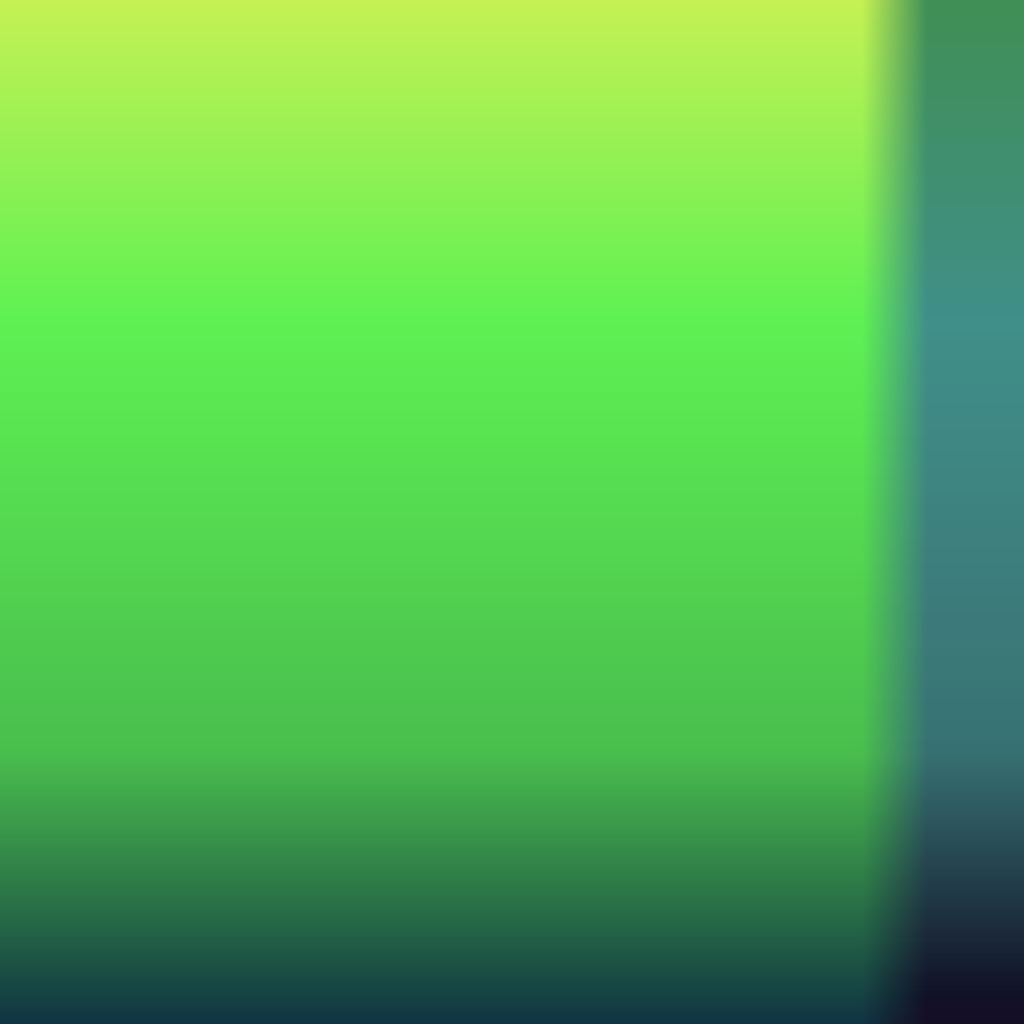
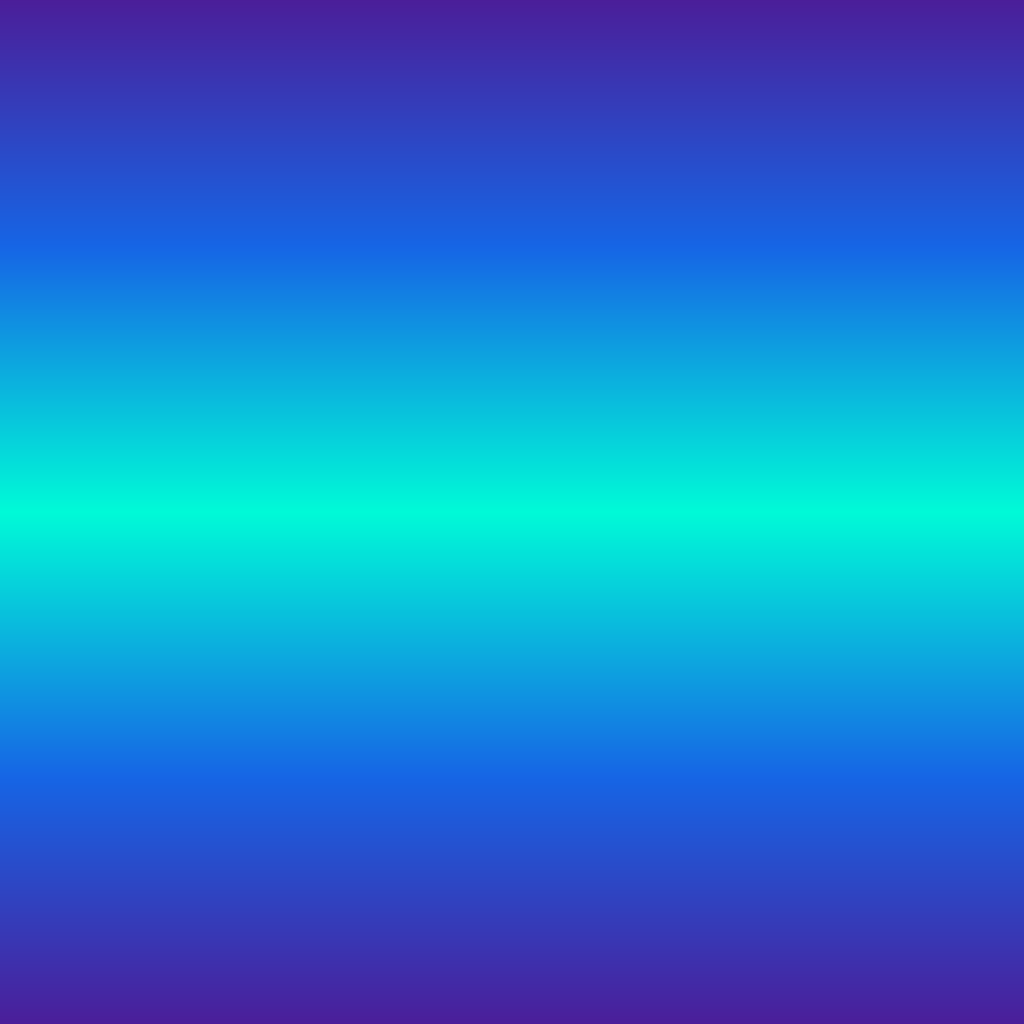
Two versions of the same layered image (1024x1024). Layer-by-layer changes:
added group "Trowel Launcher" with 4 layers above "Cactus" over [left=0, top=0, right=1024, bottom=1024]
added layer "String" (1st of 2, in "Trowel Launcher") in group "Trowel Launcher" over [left=0, top=0, right=1024, bottom=576]
added layer "String" (2nd of 2, in "Trowel Launcher") in group "Trowel Launcher" over [left=0, top=512, right=1024, bottom=1024]
hid group "Cactus" (7 layers) over [left=0, top=0, right=1024, bottom=1024]
